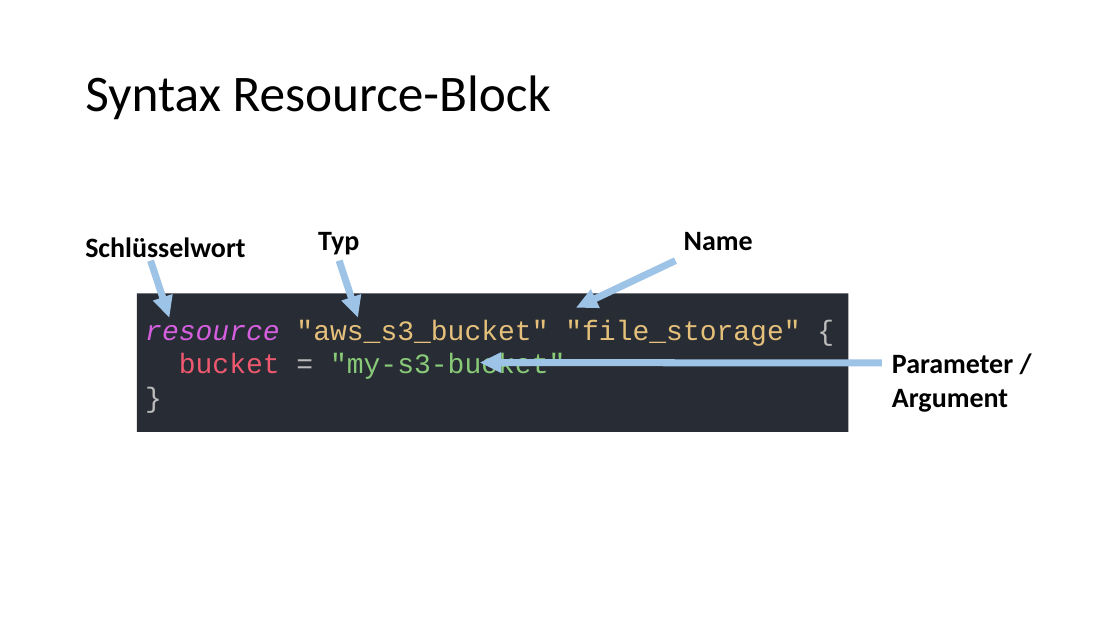
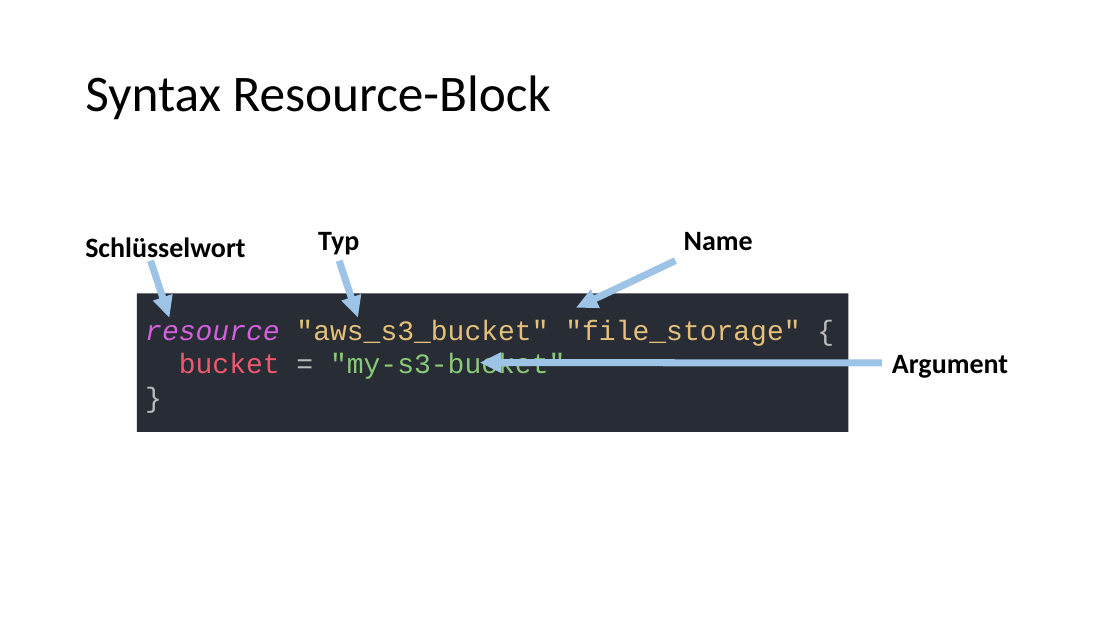
Before and after one commit to djakielski/terraform-schulung, a slide deck: slide 3 of Modul_3_Ressources/Ressources.pptx. Drawn at 1120x630 pixels with LibreOffice and Linux fonts; fonts in the diff are those of the drawing. Boxes give left, top, right and bottom in pixels: in the first picture for what was removed or moved away, otherwise in the second. Text is boxed around its words. In the diff, an @@ line names an element or a change of style, - is before the commit and + after.

```diff
--- a/Modul_3_Ressources/Ressources.pptx
+++ b/Modul_3_Ressources/Ressources.pptx
@@ text at (892, 355, 1013, 374): paragraph removed @@
-Parameter /
```
Also in this commit, not shown: 2 other slides changed, 2 other files.
